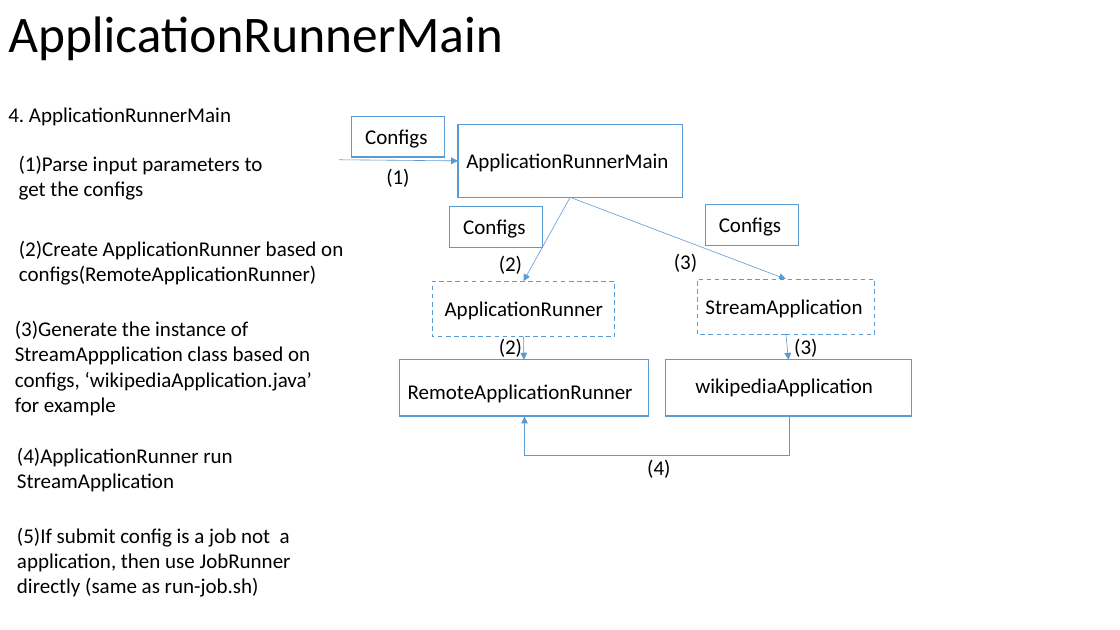
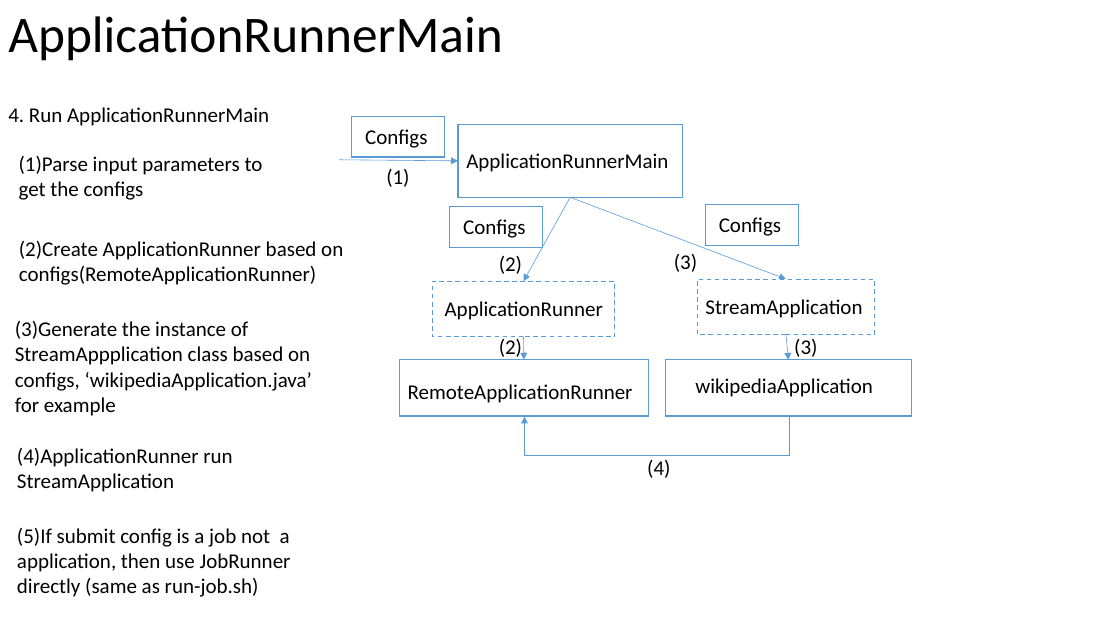
Before and after one commit to Swrrt/Samza-Documents, a slide deck: slide 15 of Documentation/SamzaStructure.pptx. Drawn at 1120x630 pixels with LibreOffice and Linux fonts; fonts in the diff are those of the drawing. Boxes give left, top, right and bottom in pixels: in the first picture for what was removed or moved away, otherwise in the second. Text is boxed around its words. In the diff, an @@ line names an element or a change of style, - is before the commit and + after.

```diff
--- a/Documentation/SamzaStructure.pptx
+++ b/Documentation/SamzaStructure.pptx
@@ text at (8,107,269,126): text changed @@
-4. ApplicationRunnerMain
+4. Run ApplicationRunnerMain
```
Also in this commit, not shown: 3 other slides changed, 4 slides added.
